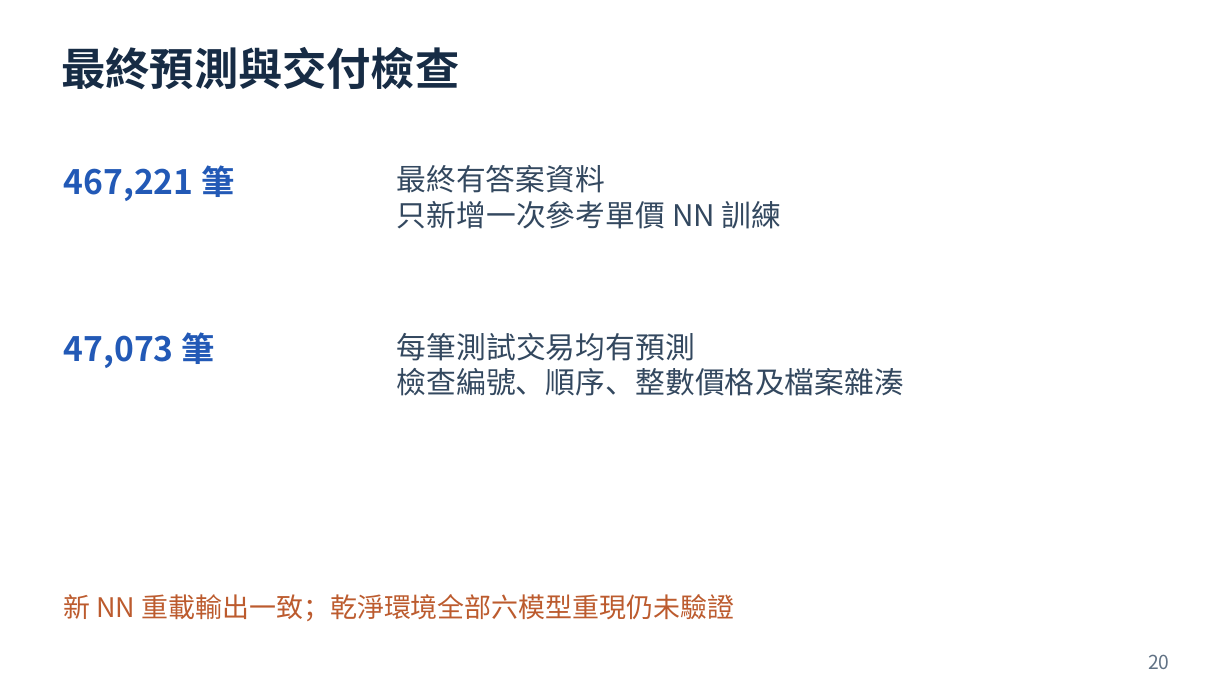
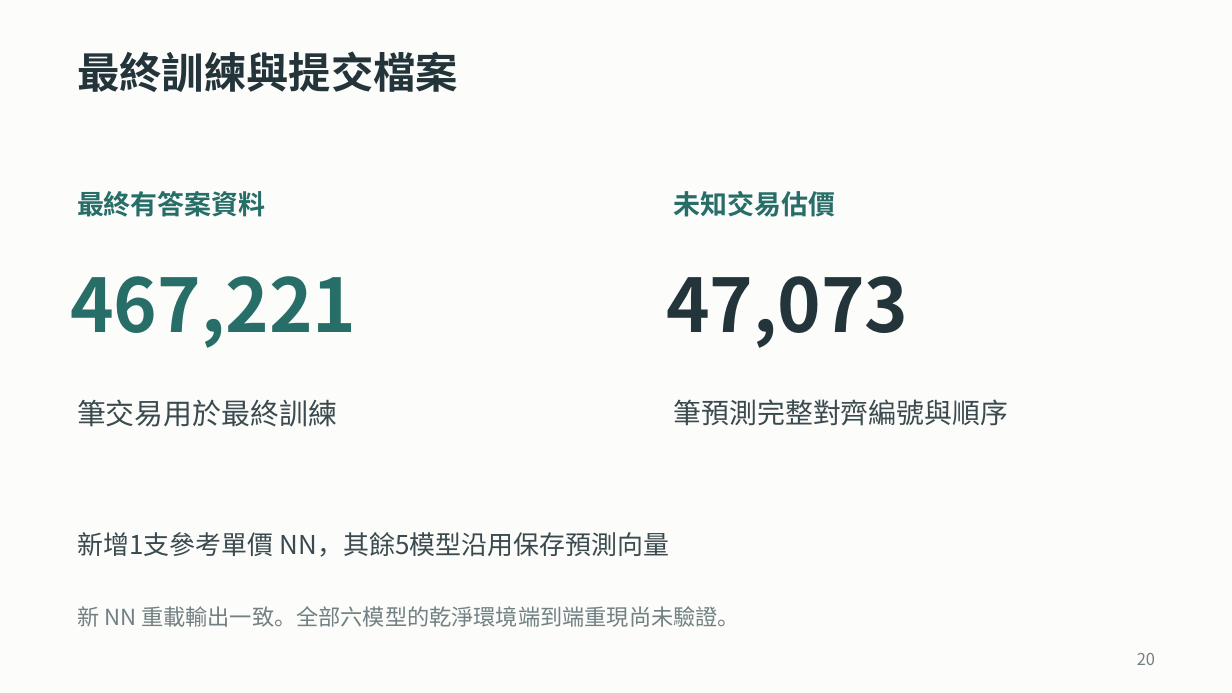
Before and after one commit to ziyi930108/nycu-house-price-regression, a slide deck: slide 20 of teaching/final_presentation/台灣房屋銷售價格預測挑戰賽_上台簡報.pptx. Drawn at 1232x693 pixels with LibreOffice and Linux fonts; fonts in the diff are those of the drawing. Boxes give left, top, right and bottom in pixels: in the first picture for what was removed or moved away, otherwise in the second. Text is boxed around its words. In the diff, an @@ line names an element or a change of style, - is before the commit and + after.

```diff
--- a/teaching/final_presentation/台灣房屋銷售價格預測挑戰賽_上台簡報.pptx
+++ b/teaching/final_presentation/台灣房屋銷售價格預測挑戰賽_上台簡報.pptx
@@ background #FFFFFF to #FCFCFA @@
@@ text at (x1=77, y1=51, x2=458, y2=92): text changed; size 34.5 to 33 pt; text colour #172C45 to #23343A @@
-最終預測與交付檢查
+最終訓練與提交檔案
@@ text removed at (x1=397, y1=165, x2=782, y2=229) @@
-最終有答案資料
-只新增一次參考單價 NN 訓練
@@ text added at (x1=77, y1=191, x2=266, y2=217), 21 pt, text #276E68, bold @@
+最終有答案資料
@@ text at (x1=674, y1=191, x2=836, y2=217): text changed; size 23.2 to 21 pt; text colour #33485F to #276E68; bold on @@
-每筆測試交易均有預測
-檢查編號、順序、整數價格及檔案雜湊
+未知交易估價
@@ text at (x1=70, y1=276, x2=356, y2=348): text changed; size 26.2 to 57.8 pt; text colour #2259B6 to #276E68 @@
-467,221 筆
+467,221
@@ text at (x1=666, y1=276, x2=909, y2=348): text changed; size 26.2 to 57.8 pt; text colour #2259B6 to #23343A @@
-47,073 筆
+47,073
@@ text added at (x1=77, y1=399, x2=337, y2=427), 22.5 pt, text #3A4A4E @@
+筆交易用於最終訓練
@@ text added at (x1=674, y1=399, x2=1008, y2=426), 21.8 pt, text #3A4A4E @@
+筆預測完整對齊編號與順序
@@ text added at (x1=77, y1=532, x2=669, y2=557), 20.2 pt, text #3A4A4E @@
+新增1支參考單價 NN，其餘5模型沿用保存預測向量
@@ text at (x1=77, y1=606, x2=740, y2=627): text changed; size 21 to 17.2 pt; text colour #BC5B2E to #718082 @@
-新 NN 重載輸出一致；乾淨環境全部六模型重現仍未驗證
+新 NN 重載輸出一致。全部六模型的乾淨環境端到端重現尚未驗證。
@@ text "20" at (x1=1137, y1=653, x2=1155, y2=665): size 15 to 12.8 pt, text colour #617285 to #718082 @@
```
Also in this commit, not shown: 23 other slides changed, 37 other files.
